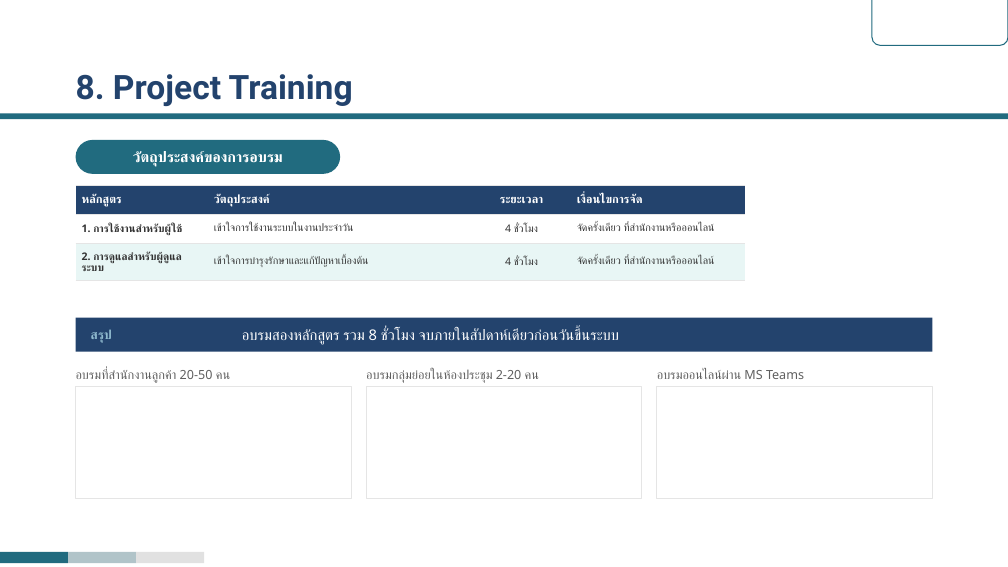
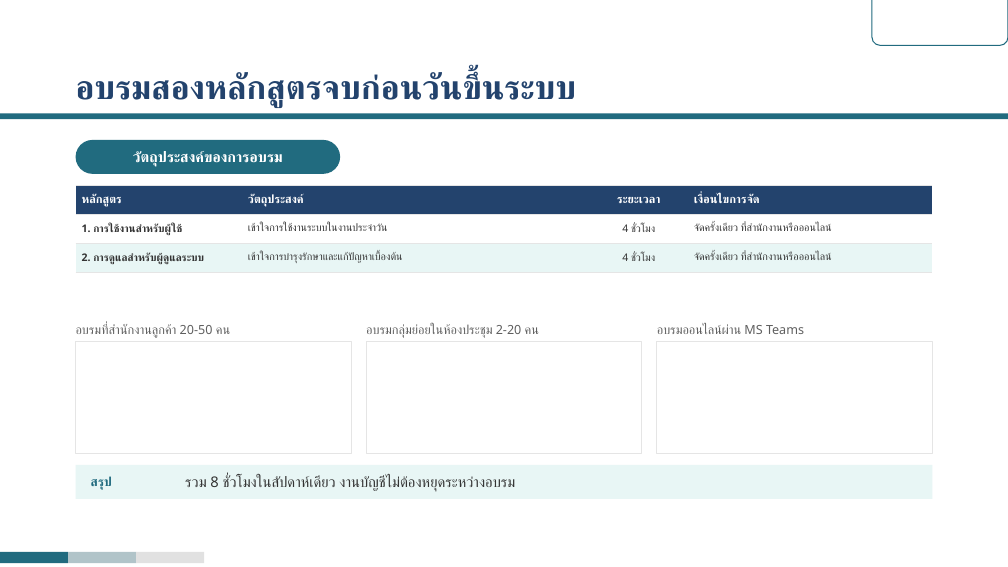
Before and after one commit to rofthanakrit-maker/nct-design-system, a slide deck: slide 24 of NCT-Slide-Template-Corp-Demo.pptx. Drawn at 1008x567 pixels with LibreOffice and Linux fonts; fonts in the diff are those of the drawing; background and template pictures are left out. Boxes give left, top, right and bottom in pixels: in the first picture for what was removed or moved away, otherwise in the second. Text is boxed around its words. In the diff, an @@ line names an element or a change of style, - is before the commit and + after.

```diff
--- a/NCT-Slide-Template-Corp-Demo.pptx
+++ b/NCT-Slide-Template-Corp-Demo.pptx
@@ title at box(76, 73, 576, 108): text changed @@
-8. Project Training
+อบรมสองหลักสูตรจบก่อนวันขึ้นระบบ
@@ table: place and size @@
-table at box(76, 185, 745, 272)
+table at box(76, 185, 932, 272)
@@ rectangle removed at box(76, 318, 932, 352) @@
@@ 3 texts, 3 rectangles: place and size @@
-3 texts, 3 rectangles at box(76, 369, 932, 499)
+3 texts, 3 rectangles at box(76, 324, 932, 454)
@@ rectangle added at box(76, 465, 932, 499), fill #E8F6F5 @@
@@ text "สรุป": place and size @@
-text "สรุป" at box(91, 329, 112, 343)
+text "สรุป" at box(91, 477, 112, 490)
@@ text "สรุป" at box(91, 477, 112, 490): text colour #8FBACE to #216B7F @@
@@ text at box(185, 476, 515, 492): text changed; text colour #FFFFFF to #333333 @@
-อบรมสองหลักสูตร รวม 8 ชั่วโมง จบภายในสัปดาห์เดียวก่อนวันขึ้นระบบ
+รวม 8 ชั่วโมงในสัปดาห์เดียว งานบัญชีไม่ต้องหยุดระหว่างอบรม
```
Also in this commit, not shown: 16 other slides changed, 1 slide added, 1 slide removed, 52 other files.
